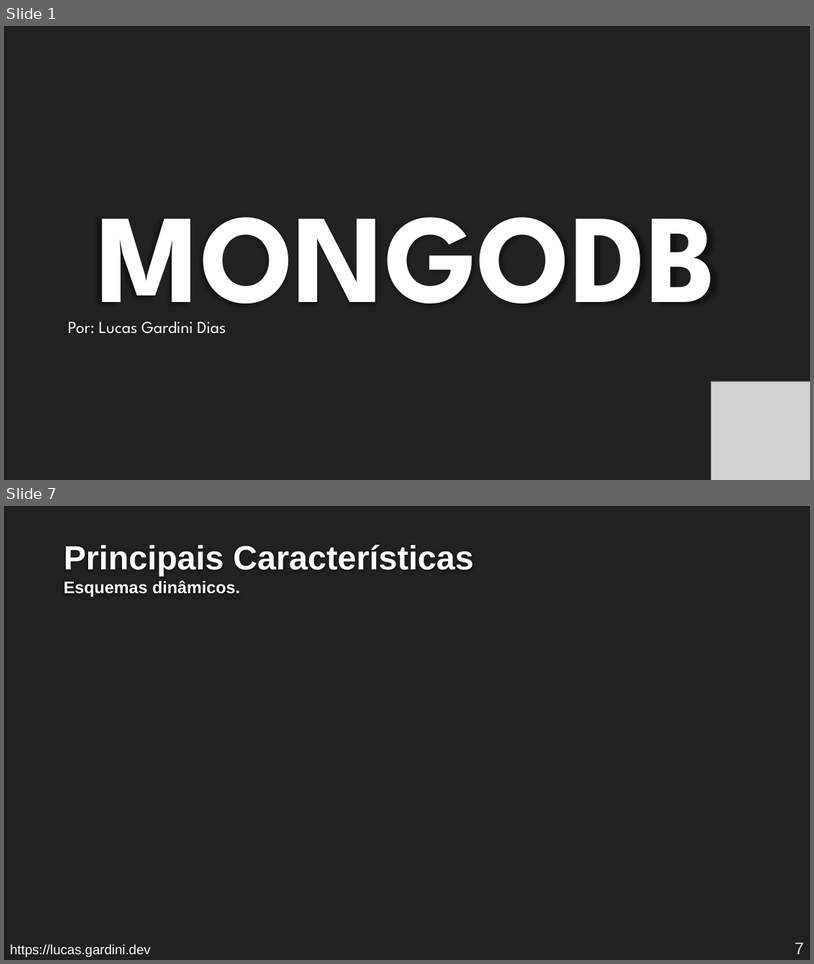
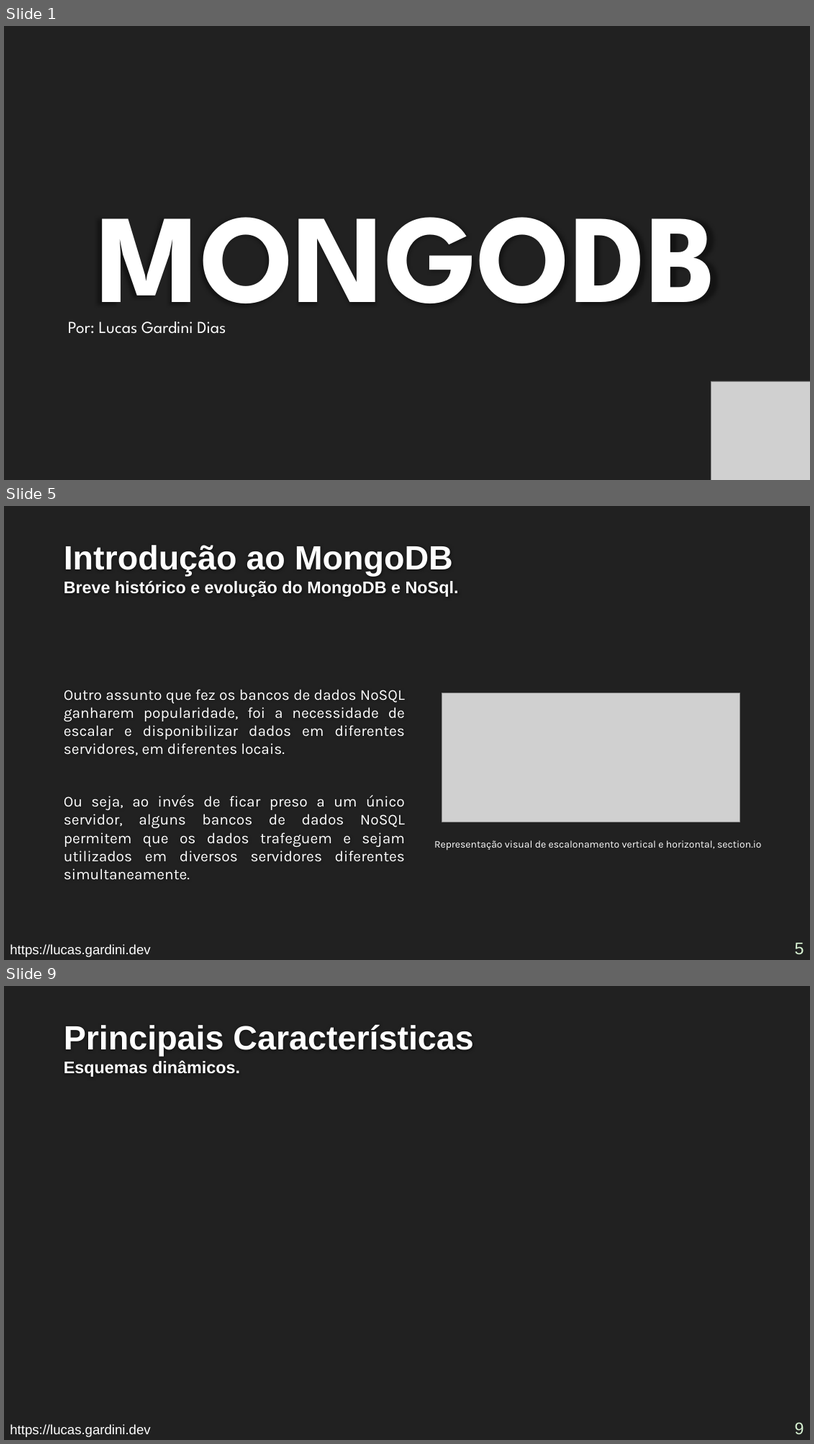
Before and after one commit to Lucas-Gardini/IFSP-ADS-BD2, a slide deck: mongodb/minicurso-mongodb.pptx. Shown one above the other, each under a label of ours: slides 1 and 7 before the commit, slides 1, 5 and 9 after it; the slides between them are not shown. The pictures are 814x964 and 814x1444 pixels, drawn with LibreOffice and Linux fonts; fonts in the diff are those of the drawing; grey boxes stand for pictures; background and template pictures are left out. Boxes give left, top, right and bottom in pixels: in the first picture for what was removed or moved away, otherwise in the second. Text is boxed around its words. In the diff, an @@ line names an element or a change of style, - is before the commit and + after.

Commit message:
feat: Exercício 12 e mongodb

```diff
--- a/mongodb/minicurso-mongodb.pptx
+++ b/mongodb/minicurso-mongodb.pptx
@@ slide 5 added at (4, 506, 810, 960), background #212121 @@
@@ title added at (64, 545, 459, 597), 20 pt, text #FEFEFE, bold @@
+Introdução ao MongoDB
+Breve histórico e evolução do MongoDB e NoSql.
@@ text added at (64, 689, 405, 880), 18 pt, text #FFFFFF @@
+Outro assunto que fez os bancos de dados NoSQL ganharem popularidade, foi a necessidade de escalar e disponibilizar dados em diferentes servidores, em diferentes locais.
+Ou seja, ao invés de ficar preso a um único servidor, alguns bancos de dados NoSQL permitem que os dados trafeguem e sejam utilizados em diversos servidores diferentes simultaneamente.
@@ picture added at (442, 693, 741, 822) @@
@@ text added at (435, 840, 762, 850), 12 pt, text #FFFFFF @@
+Representação visual de escalonamento vertical e horizontal, section.io
@@ text added at (10, 944, 150, 957), 16 pt, text #FFFFFF @@
+https://lucas.gardini.dev
@@ page number added at (795, 942, 805, 954), 20 pt, text #D6F0D1 @@
+5
@@ what was slide 7 is now slide 9 @@
@@ page number at (795, 1422, 805, 1434): text changed @@
-7
+9
```
Also in this commit, not shown: 4 slides changed, 3 other slides added, 1 slide removed, 3 other files.
